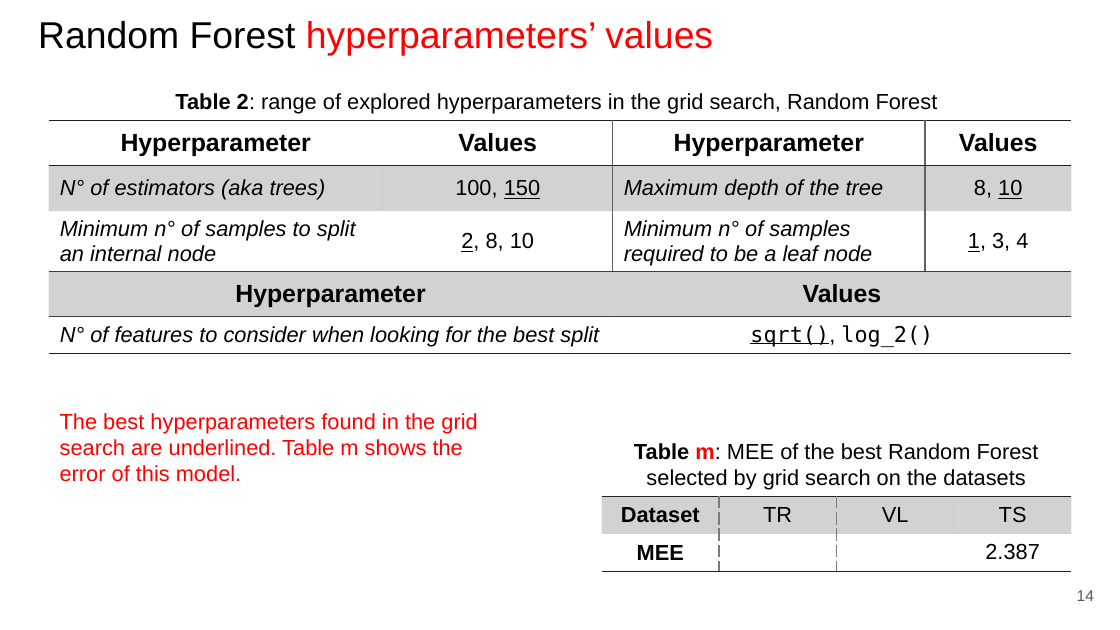
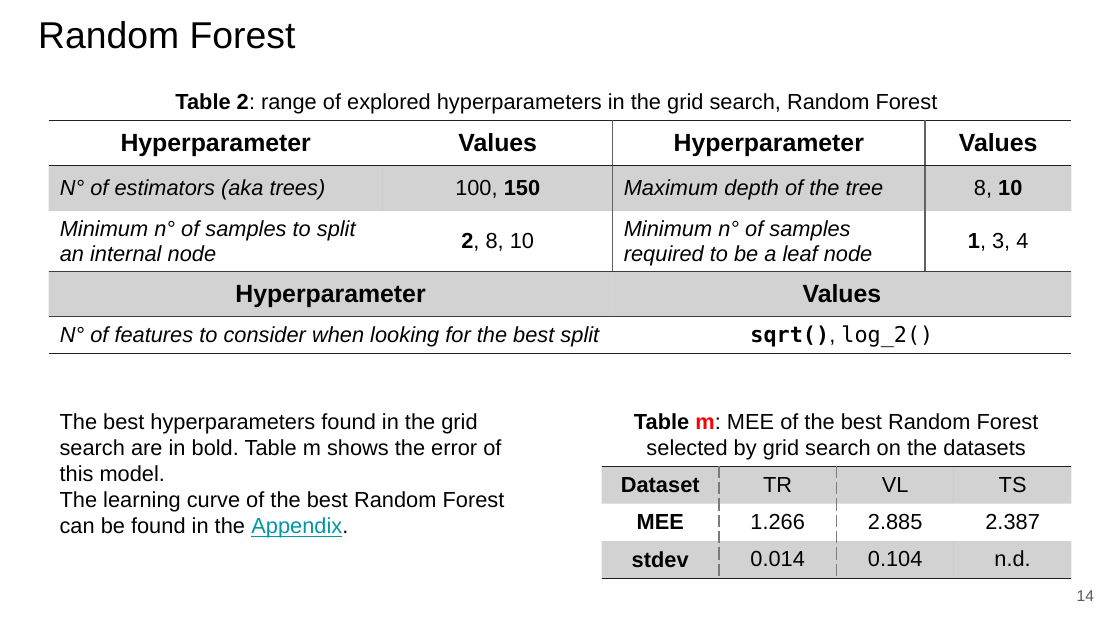
Before and after one commit to paolo-junior-mollica/machine-learning-project, a slide deck: slide 14 of relazione/ML-2023-PRJ-Slides-Demo.pptx. Drawn at 1120x630 pixels with LibreOffice and Linux fonts; fonts in the diff are those of the drawing. Boxes give left, top, right and bottom in pixels: in the first picture for what was removed or moved away, otherwise in the second. Text is boxed around its words. In the diff, an @@ line names an element or a change of style, - is before the commit and + after.

```diff
--- a/relazione/ML-2023-PRJ-Slides-Demo.pptx
+++ b/relazione/ML-2023-PRJ-Slides-Demo.pptx
@@ title at [38,21,296,49]: text changed; text colour #FF0000 to #000000 @@
-Random Forest hyperparameters’ values
+Random Forest
@@ table at [48,120,1072,357] @@
@@ bold on, underline off in "150", "10", "2,", "1," and 1 more places @@
@@ text at [60,413,505,538]: text changed; text colour #FF0000 to #000000 @@
-The best hyperparameters found in the grid search are underlined. Table m shows the error of this model.
+The best hyperparameters found in the grid search are in bold. Table m shows the error of this model.
+The learning curve of the best Random Forest can be found in the Appendix.
@@ text "Table m: MEE of the ...": place and size @@
-text "Table m: MEE of the ..." at [634,443,1039,490]
+text "Table m: MEE of the ..." at [634,413,1039,460]
@@ table at [601,466,1072,578] @@
-row 2: MEE |  |  | 2.387
+row 2: MEE | 1.266 | 2.885 | 2.387
+row 3: stdev | 0.014 | 0.104 | n.d.
@@ table: place and size @@
-table at [601,496,1072,571]
+table at [601,466,1072,578]
```
Also in this commit, not shown: 9 other slides changed, 1 slide added.
